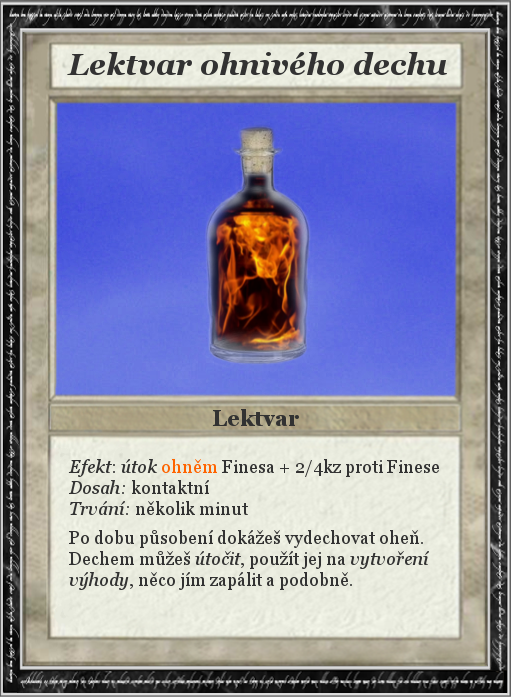
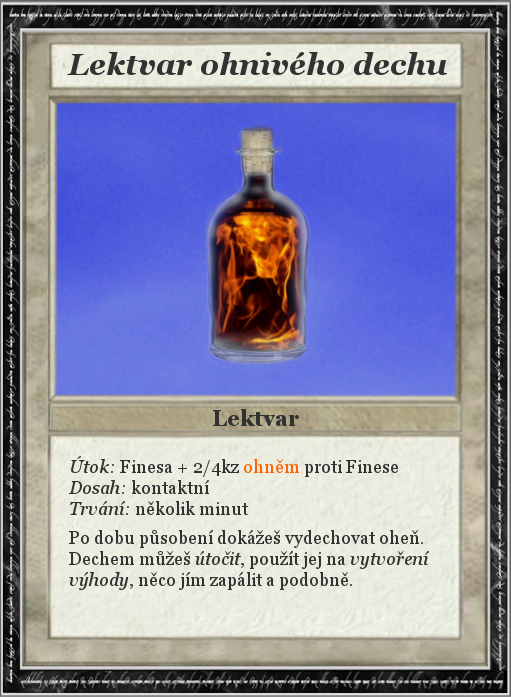
Comparing the layer stacks of the two 511x697 images. Changes:
renamed "Efekt: útok ohněm Finesa + 2/4..." to "Útok: Finesa + 2/4kz ohněm pro...", painted on it over [68, 456, 439, 477]
